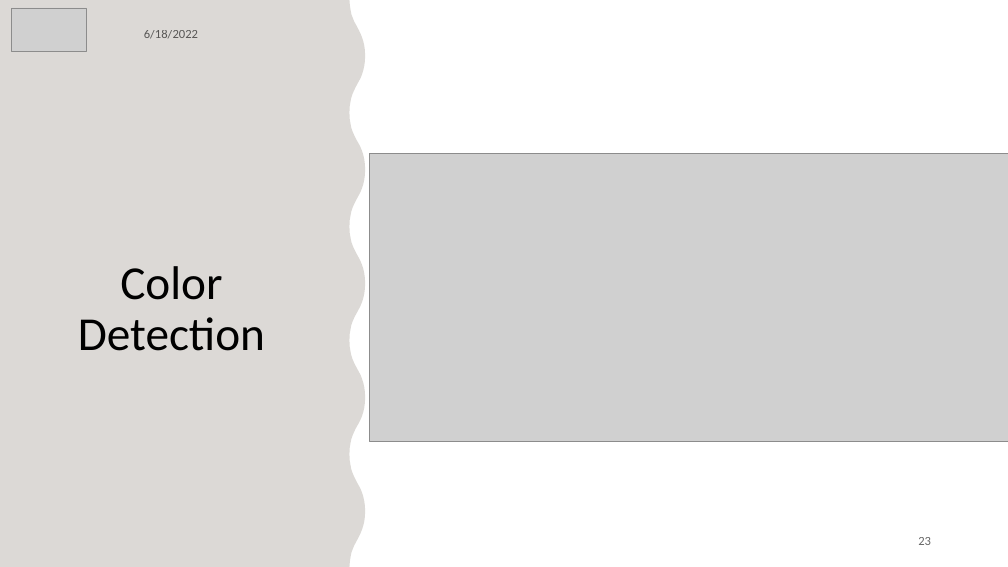
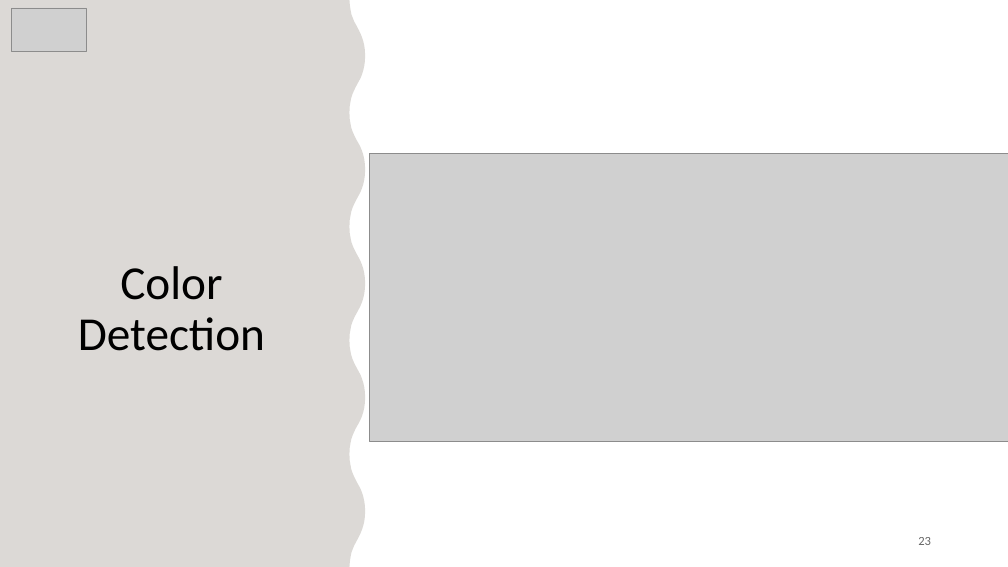
Before and after one commit to JasmeetMatta/Precision-Farming-Bot, a slide deck: slide 23 of Presentation/Final Precision Farming Using Autonomous Vehicle.pptx. Drawn at 1008x567 pixels with LibreOffice and Linux fonts; fonts in the diff are those of the drawing; grey boxes stand for pictures. Boxes give left, top, right and bottom in pixels: in the first picture for what was removed or moved away, otherwise in the second. Text is boxed around its words. In the diff, an @@ line names an element or a change of style, - is before the commit and + after.

```diff
--- a/Presentation/Final Precision Farming Using Autonomous Vehicle.pptx
+++ b/Presentation/Final Precision Farming Using Autonomous Vehicle.pptx
@@ text removed at (144,30,198,39) @@
-6/18/2022
```
Also in this commit, not shown: 2 other slides changed, 1 other file.
